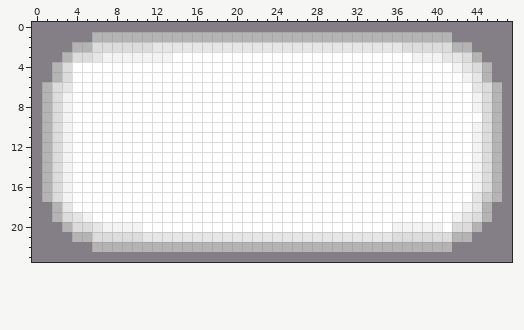
Pixel-art file, stored at MarsBaseManagement/Assets/Sprites/SourcesIcons/IconHolderWhite.aseprite. That is the earlier state.
48x24 pixels, 1 frame. Colours within 5 levels of each other are drawn and written as one.
After:
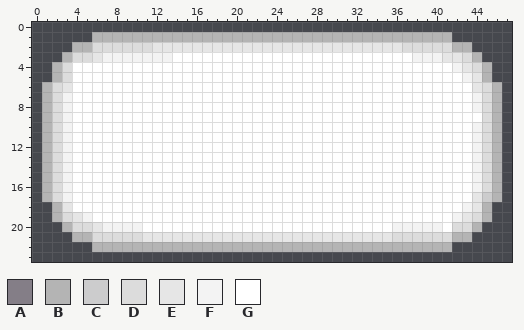
Palette (. is transparent): A #847e87  B #b4b4b4  C #cccccd  D #dcdcdc  E #e6e6e6  F #f3f3f3  G #ffffff
What changed:
y 0: x 0..47 AAAAAAAAAAAAAAAAAAAAAAAAAAAAAAAAAAAAAAAAAAAAAAAA -> ................................................
y 1: x 0..5 AAAAAA -> ......; x 42..47 AAAAAA -> ......
y 2: x 0..3 AAAA -> ....; x 44..47 AAAA -> ....
y 3: x 0..2 AAA -> ...; x 45..47 AAA -> ...
y 4..5: x 0..1 AA -> ..; x 46..47 AA -> ..
y 6..17: x 0 A -> .; x 47 A -> .
y 18..19: x 0..1 AA -> ..; x 46..47 AA -> ..
y 20: x 0..2 AAA -> ...; x 45..47 AAA -> ...
y 21: x 0..3 AAAA -> ....; x 44..47 AAAA -> ....
y 22: x 0..5 AAAAAA -> ......; x 42..47 AAAAAA -> ......
y 23: x 0..47 AAAAAAAAAAAAAAAAAAAAAAAAAAAAAAAAAAAAAAAAAAAAAAAA -> ................................................
Boxes around the changes in both pictures, in picture pixels (x1, y1, x2, y2):
erased: (32, 22, 512, 262)
